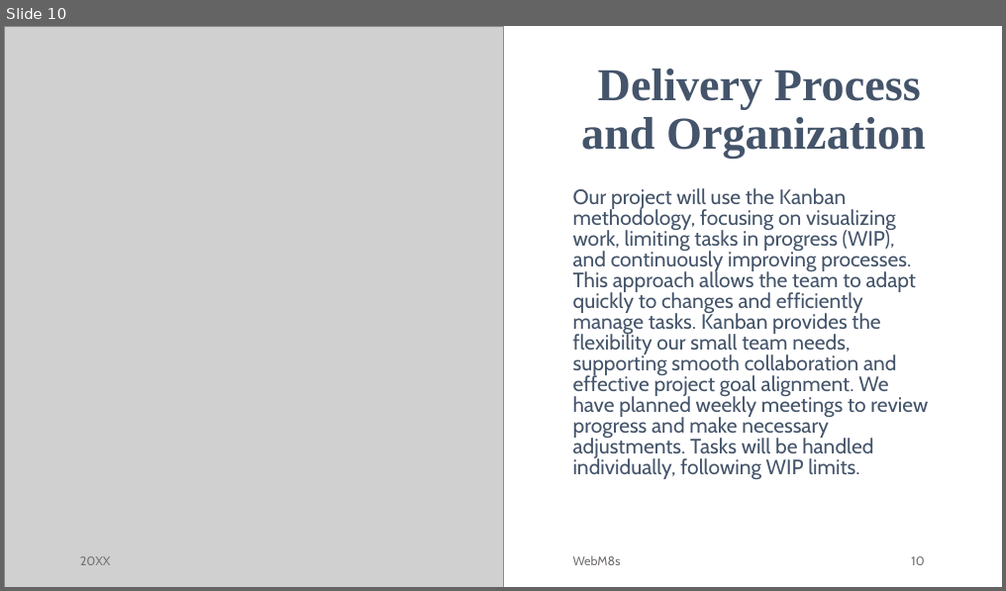
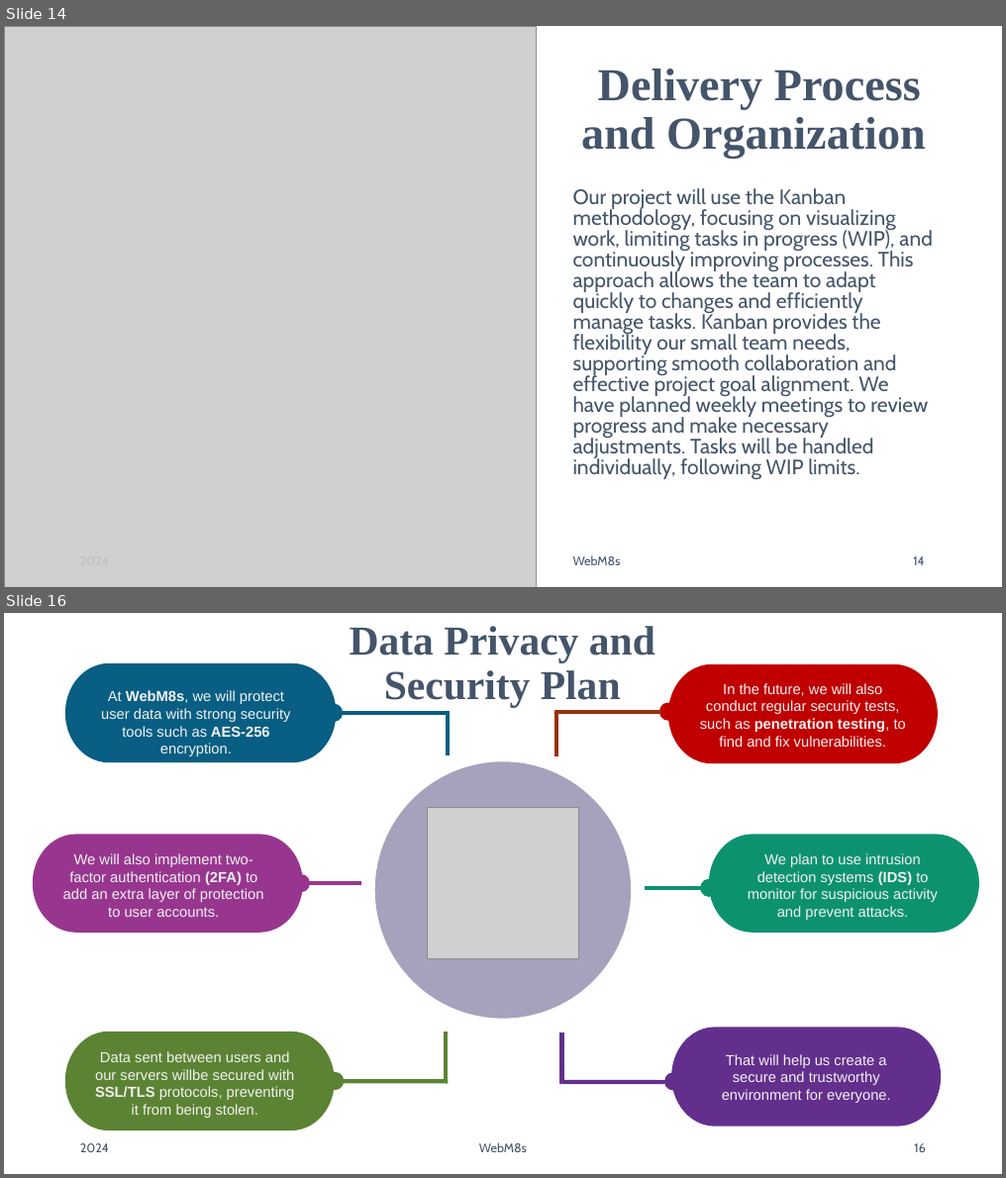
Before and after one commit to jankotanime/projekt-WZI, a slide deck: WebM8s.pptx. Shown one above the other, each under a label of ours: slide 10 before the commit, slides 14 and 16 after it; the slides between them are not shown. The pictures are 1006x591 and 1006x1178 pixels, drawn with LibreOffice and Linux fonts; fonts in the diff are those of the drawing; grey boxes stand for pictures. Boxes give left, top, right and bottom in pixels: in the first picture for what was removed or moved away, otherwise in the second. Text is boxed around its words. In the diff, an @@ line names an element or a change of style, - is before the commit and + after.

```diff
--- a/WebM8s.pptx
+++ b/WebM8s.pptx
@@ slide 16 added at box(4, 613, 1002, 1174), background #FFFFFF @@
@@ title added at box(350, 626, 655, 708), 39.6 pt, text #44546A, bold @@
+Data Privacy and Security Plan
@@ group added at box(65, 663, 450, 762): 2 lines, 2 freeform shapes, 1 pill shape, 1 ellipse, 1 text @@
+At WebM8s, we will protect user data with strong security tools such as AES-256 encryption.
@@ text added at box(700, 683, 906, 747), 14 pt, text #F2F2F2 @@
+In the future, we will also conduct regular security tests, such as penetration testing, to find and fix vulnerabilities.
@@ group added at box(554, 664, 938, 764): 2 lines, 2 freeform shapes, 1 pill shape, 1 ellipse @@
@@ ellipse added at box(375, 761, 632, 1019), fill #A6A2BD @@
@@ picture added at box(427, 808, 579, 959) @@
@@ pill shape added at box(33, 834, 303, 933), fill #98368F @@
@@ pill shape added at box(709, 834, 979, 933), fill #0D9270 @@
@@ text added at box(63, 854, 264, 917), 14 pt, text #F2F2F2 @@
+We will also implement two-factor authentication (2FA) to add an extra layer of protection to user accounts.
@@ ellipse added at box(293, 874, 310, 892), fill #98368F @@
@@ ellipse added at box(700, 878, 718, 897), fill #0D9270 @@
@@ text added at box(747, 854, 938, 920), 14 pt, text #F2F2F2 @@
+We plan to use intrusion detection systems (IDS) to monitor for suspicious activity and prevent attacks.
@@ line added from (305, 883) to (361, 883), #98368F 4 pt @@
@@ line added from (645, 888) to (702, 888), #0D9270 4 pt @@
@@ group added at box(65, 1032, 448, 1131): 2 lines, 1 pill shape, 1 ellipse, 1 freeform shape, 1 text @@
+Data sent between users and our servers willbe secured with SSL/TLS protocols, preventing it from being stolen.
@@ text added at box(722, 1055, 891, 1103), 14 pt, text #F2F2F2 @@
+That will help us create a secure and trustworthy environment for everyone.
@@ group added at box(560, 1027, 942, 1127): 2 lines, 1 pill shape, 1 ellipse, 1 freeform shape @@
@@ text added at box(80, 1144, 109, 1153), 12 pt, text #44546A @@
+2024
@@ text added at box(479, 1143, 527, 1153), 12 pt, text #44546A @@
+WebM8s
@@ page number added at box(914, 1144, 926, 1153), 12 pt, text #44546A @@
+16
@@ what was slide 10 is now slide 14 @@
@@ slide 14 changed as well @@
@@ picture: place and size @@
-picture at box(4, 26, 503, 587)
+picture at box(4, 26, 537, 587)
@@ text "Our project will use the ..." rewrapped from box(573, 188, 928, 479) to box(573, 188, 932, 479) @@
@@ text removed at box(80, 557, 111, 566) @@
-20XX
@@ text "WebM8s" at box(573, 556, 621, 566): text colour #767171 to #44546A @@
@@ page number at box(913, 557, 924, 566): text changed; text colour #767171 to #44546A @@
-10
+14
```
Also in this commit, not shown: 10 other slides changed, 5 other slides added, 2 other files.
